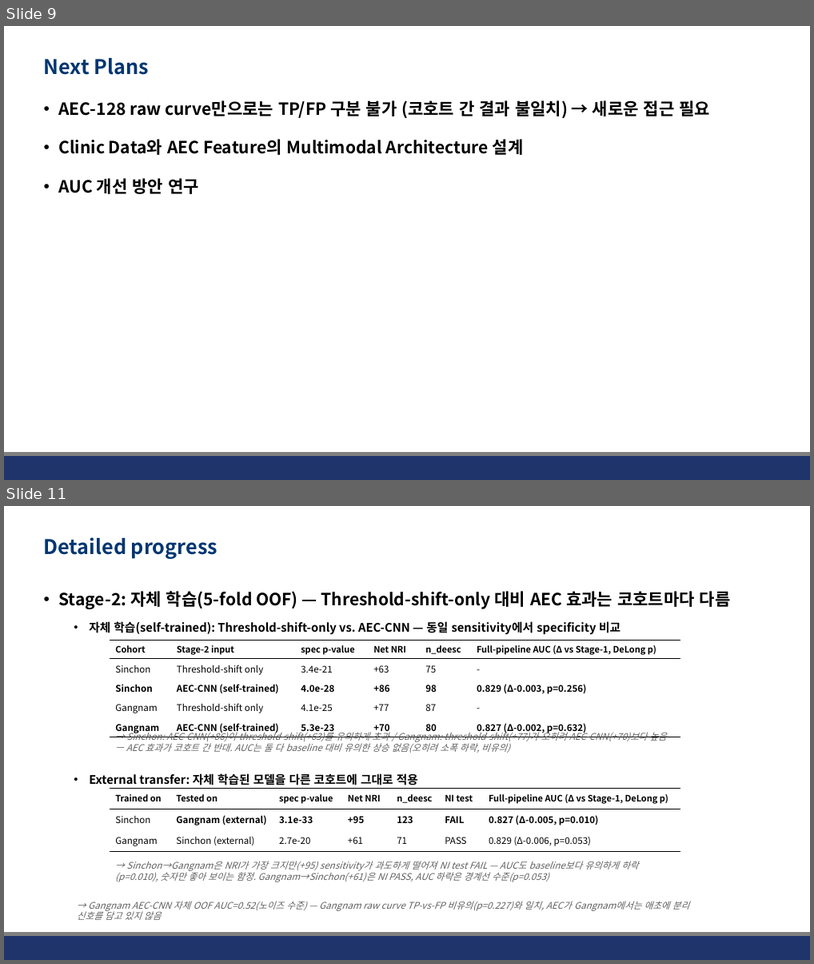
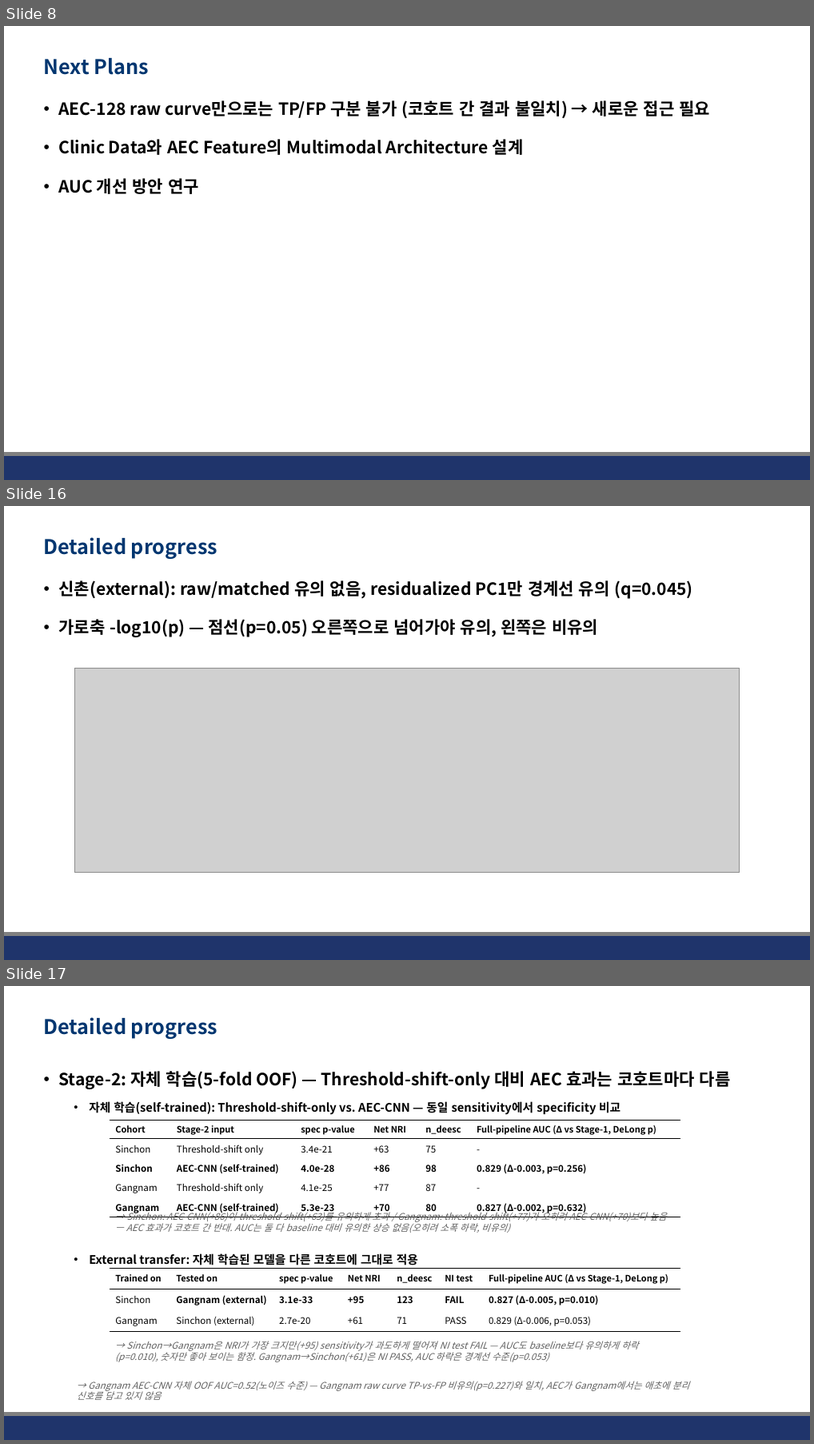
Before and after one commit to JHWannabe/Clinical_Study, a slide deck: docs/260724_Comparison of AECs between groups after low-smi classification with clinic data.pptx. Shown one above the other, each under a label of ours: slides 9 and 11 before the commit, slides 8, 16 and 17 after it; the slides between them are not shown. The pictures are 814x964 and 814x1444 pixels, drawn with LibreOffice and Linux fonts; fonts in the diff are those of the drawing; grey boxes stand for pictures; background and template pictures are left out. Boxes give left, top, right and bottom in pixels: in the first picture for what was removed or moved away, otherwise in the second. Text is boxed around its words. In the diff, an @@ line names an element or a change of style, - is before the commit and + after.

```diff
--- a/docs/260724_Comparison of AECs between groups after low-smi classification with clinic data.pptx
+++ b/docs/260724_Comparison of AECs between groups after low-smi classification with clinic data.pptx
@@ slide 16 added at (x1=4, y1=506, x2=810, y2=960), background #FFFFFF; not listed: 2 template elements that a slide beside it also shows @@
@@ title added at (x1=44, y1=537, x2=218, y2=559), 24 pt, text #023670, bold @@
+Detailed progress
@@ text added at (x1=58, y1=580, x2=694, y2=637), 20 pt, text #000000, bold @@
+• 신촌(external): raw/matched 유의 없음, residualized PC1만 경계선 유의 (q=0.045)
+• 가로축 -log10(p) — 점선(p=0.05) 오른쪽으로 넘어가야 유의, 왼쪽은 비유의
@@ picture added at (x1=74, y1=668, x2=740, y2=872) @@
@@ what was slide 9 is now slide 8 @@
@@ what was slide 11 is now slide 17 @@
```
Also in this commit, not shown: 3 slides changed, 5 other slides added, 30 other files.
